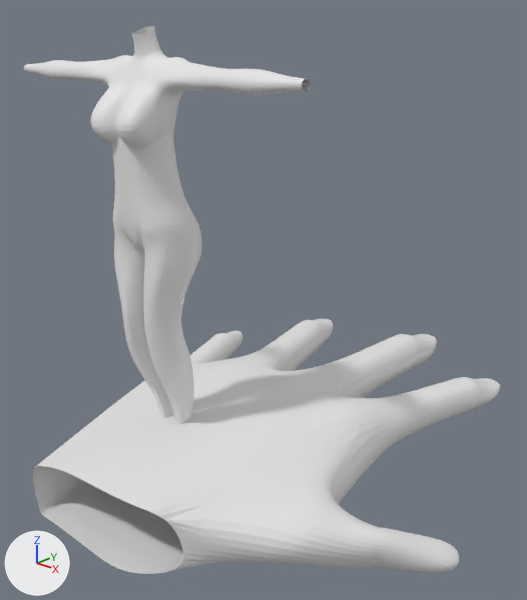
The Blender file フリーゲル.blend: old version first, new version second.
Rendered twice from a camera (50 mm lens) standing at (2.89, -2.37, 2.36) and looking at (0.11, 0.74, 0.82). The axes (+X, +Y, +Z) are drawn at lower left. The lights are the same throughout.

In view in the first picture: 'body', '立方体.001'.
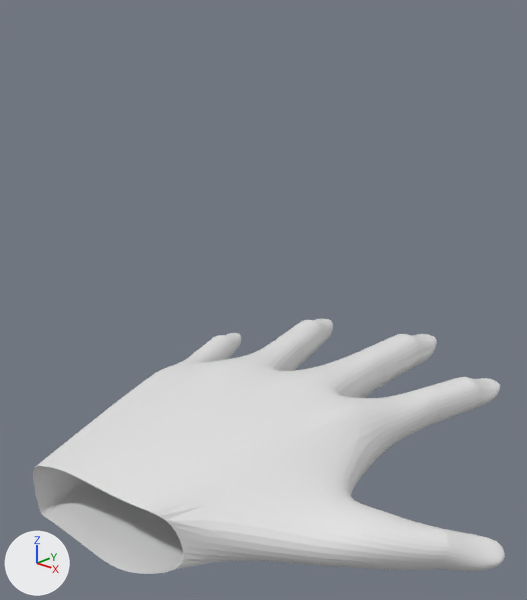
Scene script edits in JSON lines:
```json
{"block": "me_立方体_003", "where": "# used by ob_立方体_001; location = (0.0, 0.0, 0.0); scale = (1.0, 1.0, 0.25)"}
{"op": "remove", "block": "me_立方体_003", "code": "me_立方体_003.from_pydata(...)  # 490 vertices, 490 faces; spans x -1.23..1.61, y -0.63..2.66, z -1.28..1.16"}
{"op": "add", "block": "me_立方体_003", "code": "me_立方体_003.from_pydata(...)  # 490 vertices, 490 faces; spans x -1.22..1.8, y -0.63..2.66, z -1.15..1.16"}
{"block": "me_立方体_003", "change": "me_立方体_003 part 1: 114 of 490 vertices moved; they spanned x -1.23..0.96, y 0.86..2.03, z -0.8..0.8 and now span x -1.22..0.96, y 0.94..2.03, z -0.8..0.82; mean shift (0.0, -0.01, -0.02); largest move (-0.65, 0.96, -0.18) -> (-0.68, 1.04, -0.17)"}
{"block": "me_立方体_003", "change": "me_立方体_003 part 2: 74 of 490 vertices moved; they spanned x 0.78..1.61, y -0.18..0.85, z -1.28..0.68 and now span x 0.81..1.8, y -0.12..0.85, z -1.15..0.51; mean shift (0.2, 0.14, 0.07); largest move (1.17, 0.44, -0.79) -> (1.46, 0.62, -0.6)"}
{"op": "add", "block": "ob_body", "code": "ob_body.hide_set(True)"}
{"block": "ob_立方体_001", "where": "_m = ob_立方体_001.modifiers.new('細分化', 'SUBSURF')"}
{"op": "remove", "block": "ob_立方体_001", "code": "_m.levels = 2"}
```

What differs and where, as boxes [x1, y1, x2, y2] in the pictures (527 x 600 px; the box of a moved part takes in the faces that stretch with it):
```json
{"object": "立方体.001", "change": "reshaped, modifiers changed", "before": [33, 319, 500, 574], "after": [33, 319, 505, 574]}
{"object": "body", "change": "hidden", "before": [24, 26, 310, 424]}
{"part": 1, "of": "me_立方体_003", "change": "moved or reshaped", "before": [190, 320, 481, 427], "after": [175, 320, 481, 427]}
{"part": 2, "of": "me_立方体_003", "change": "moved or reshaped", "before": [166, 404, 459, 573], "after": [166, 404, 505, 571]}
```
